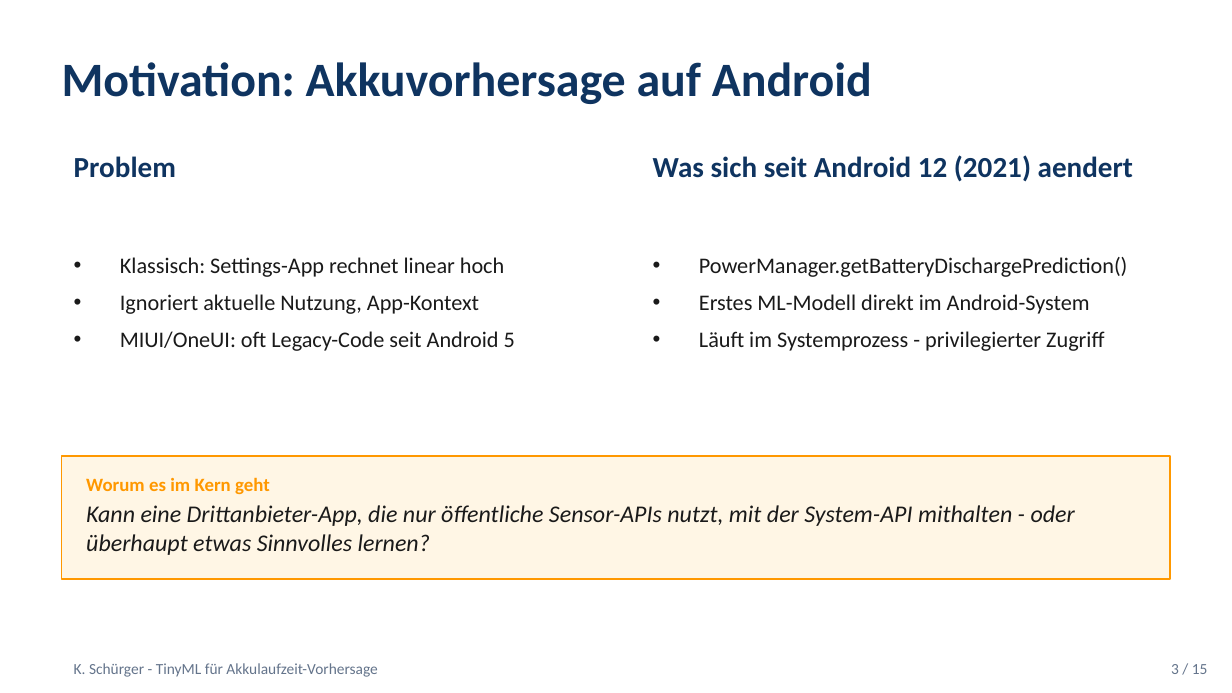
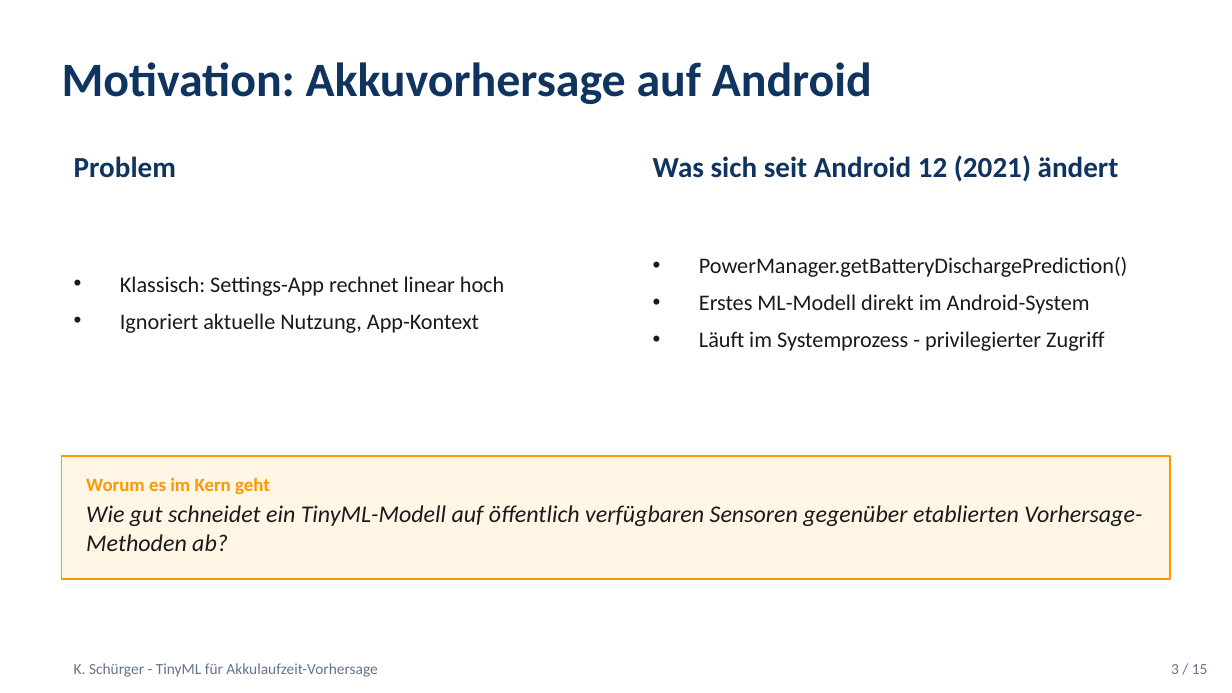
Before and after one commit to Keno-fsdf/HandyUsageRepo, a slide deck: slide 3 of paper/Paper_Verteidigung.pptx. Drawn at 1232x693 pixels with LibreOffice and Linux fonts; fonts in the diff are those of the drawing. Boxes give left, top, right and bottom in pixels: in the first picture for what was removed or moved away, otherwise in the second. Text is boxed around its words. In the diff, an @@ line names an element or a change of style, - is before the commit and + after.

```diff
--- a/paper/Paper_Verteidigung.pptx
+++ b/paper/Paper_Verteidigung.pptx
@@ text at (653,155,1119,182): text changed @@
-Was sich seit Android 12 (2021) aendert
+Was sich seit Android 12 (2021) ändert
@@ text at (120,331,515,351): paragraph removed @@
-• MIUI/OneUI: oft Legacy-Code seit Android 5
@@ text at (86,505,1142,551): text changed @@
-Kann eine Drittanbieter-App, die nur öffentliche Sensor-APIs nutzt, mit der System-API mithalten - oder überhaupt etwas Sinnvolles lernen?
+Wie gut schneidet ein TinyML-Modell auf öffentlich verfügbaren Sensoren gegenüber etablierten Vorhersage-Methoden ab?
```
